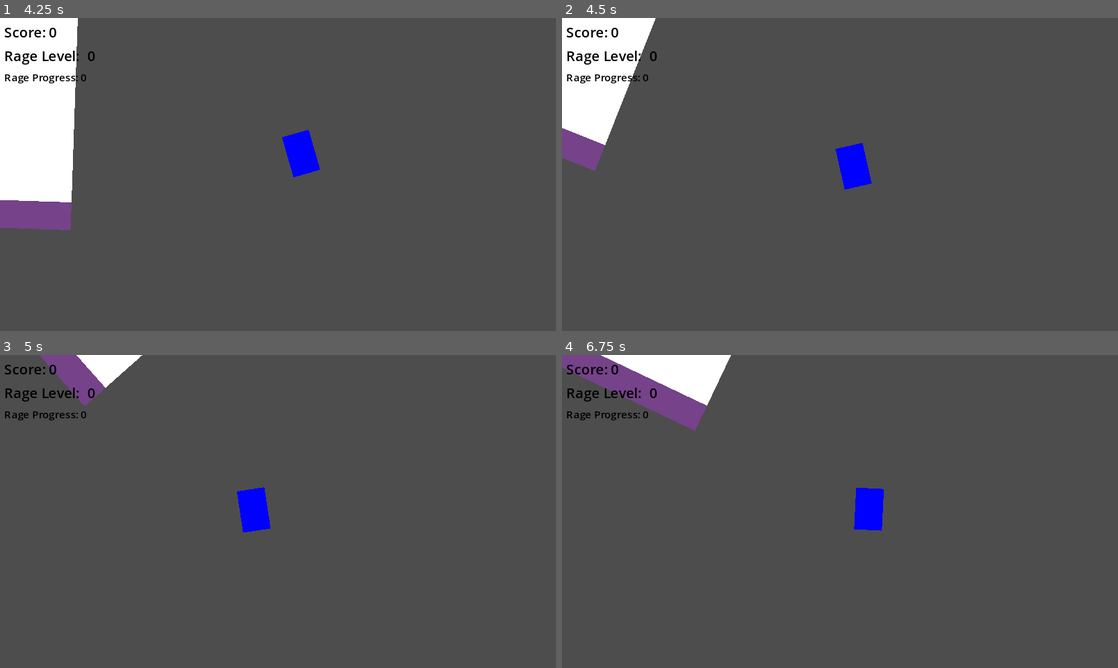
Above: before the commit, frames 1-4 (two rows, left to right).
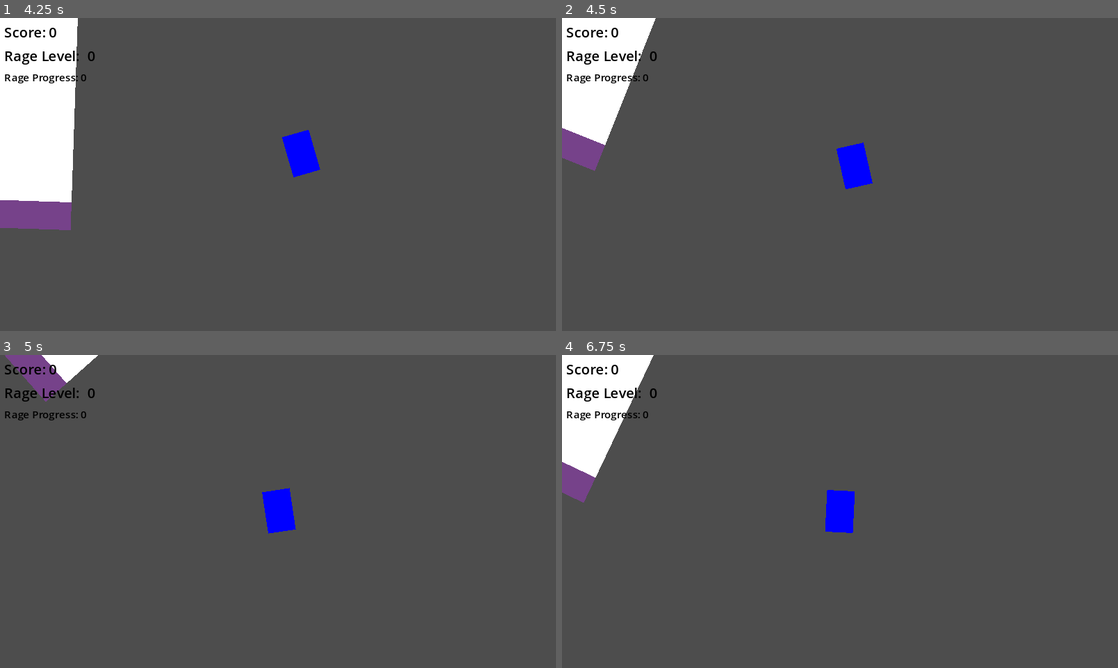
Above: after the commit, the same moments.

Repository: lukeledvina/UnleashTheBeast
Game: Godot game, scene res://Game/game.tscn
Two runs of this game, one before a commit and one after it. Both use one fixed random seed, a clock stepped at 60 frames per second and the inputs below.
Inputs:
- Up to frame 1 (4.25 s): tap Enter at 0.5 s; hold D (right) 0.53-1.28 s; hold Space (drift) 0.53-1.28 s; hold S (down) 1.28-2.03 s; tap Space (drift) at 1.35, 2.85 s; hold D (right) 2.03-2.78 s; hold Space (drift) 2.03-2.78 s; hold W (up) 2.78-3.53 s; hold A (left) from 3.53 s (still down); hold Space (drift) from 3.53 s (still down)
- Up to frame 2 (4.5 s): keep holding A (left); release Space (drift) at 4.28 s; tap Space (drift) at 4.35 s
- Up to frame 3 (5 s): keep holding A (left)
- Up to frame 4 (6.75 s): release A (left) at 5.03 s; hold S (down) 5.03-5.78 s; hold Space (drift) 5.03-5.78 s; hold D (right) 5.78-6.53 s; tap Space (drift) at 5.85 s; hold W (up) from 6.53 s (still down); hold Space (drift) from 6.53 s (still down)

Frame 1 is identical in both runs. In frame 2, less than 0.1% of the frame differs, in the area x 9-56%, y 11-55%; in frame 3, 3.3%; in frame 4, 8.2%, in the area x 0-58%, y 0-57%.

Commit message:
EOD Clean up

Diff:
--- a/Player/player.gd
+++ b/Player/player.gd
@@ -8,7 +8,9 @@
 var acceleration: float = 0.1
 var drift_speed: float = 1.5
 var turn_speed: float = 0.75
-var friction: float = 0.01
+var friction: float = 0.001
+
+var turning_correction_factor: float = 0.01
 
 
 func _physics_process(_delta):
@@ -19,7 +21,7 @@
 		drift(input_direction.x)
 	elif input_direction.x != 0:
 		rotation_degrees += turn_speed * input_direction.x
-		velocity = velocity.lerp(input_direction.rotated(deg_to_rad(rotation_degrees)) * max_speed, acceleration)
+		velocity = velocity.lerp(input_direction.rotated(deg_to_rad(rotation_degrees)) * max_speed * velocity.x * turning_correction_factor, acceleration)
 	elif input_direction.y != 0:
 		velocity = velocity.lerp(input_direction.rotated(deg_to_rad(rotation_degrees)) * max_speed, acceleration)
 	else:
Not shown, changed: TODO.txt
